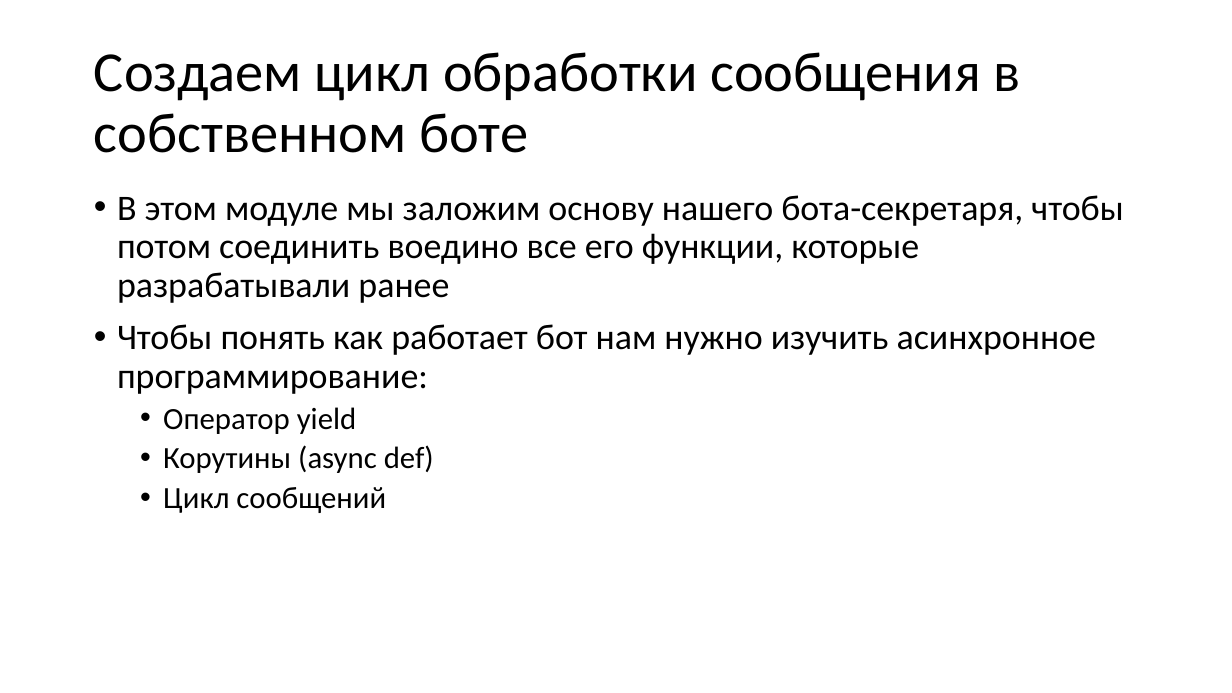
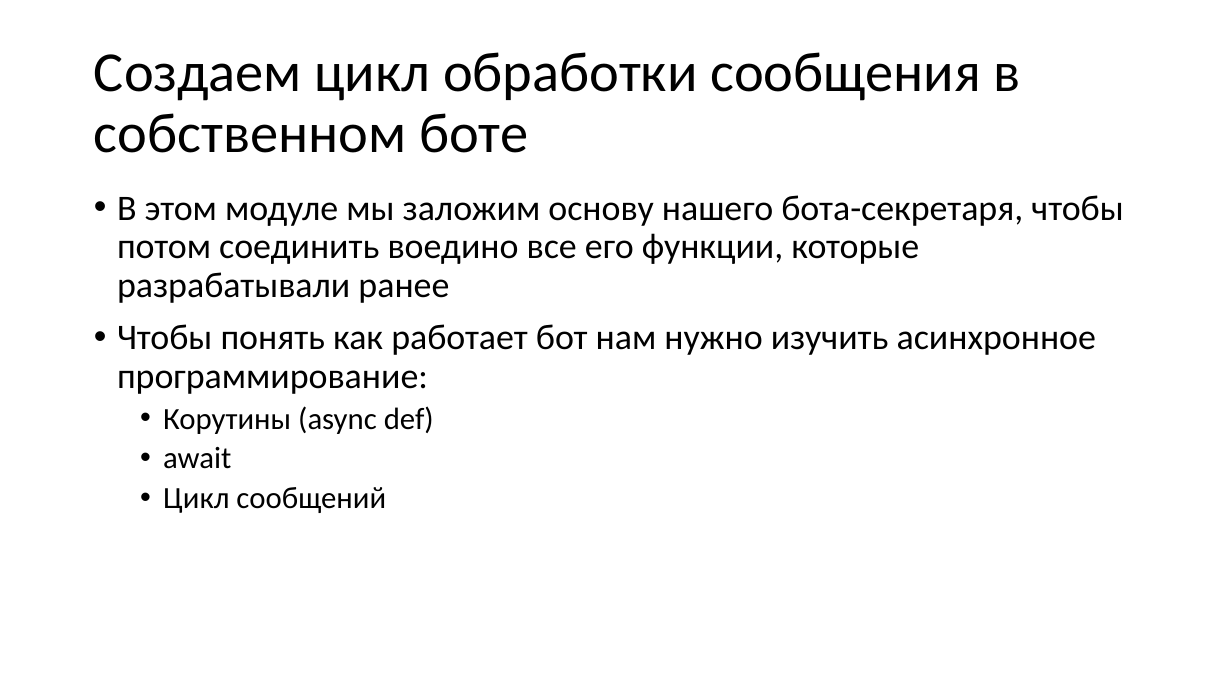
Before and after one commit to paveltsytovich/telegram-course, a slide deck: slide 227 of Presentation/Разработка ботов для телеграмм на Python.pptx. Drawn at 1232x693 pixels with LibreOffice and Linux fonts; fonts in the diff are those of the drawing. Boxes give left, top, right and bottom in pixels: in the first picture for what was removed or moved away, otherwise in the second. Text is boxed around its words. In the diff, an @@ line names an element or a change of style, - is before the commit and + after.

```diff
--- a/Presentation/Разработка ботов для телеграмм на Python.pptx
+++ b/Presentation/Разработка ботов для телеграмм на Python.pptx
@@ text at (163,407,357,434): paragraph removed @@
-  • Оператор yield
@@ text at (163,447,231,469): paragraph added @@
+  • await
```
Also in this commit, not shown: 4 slides added.
